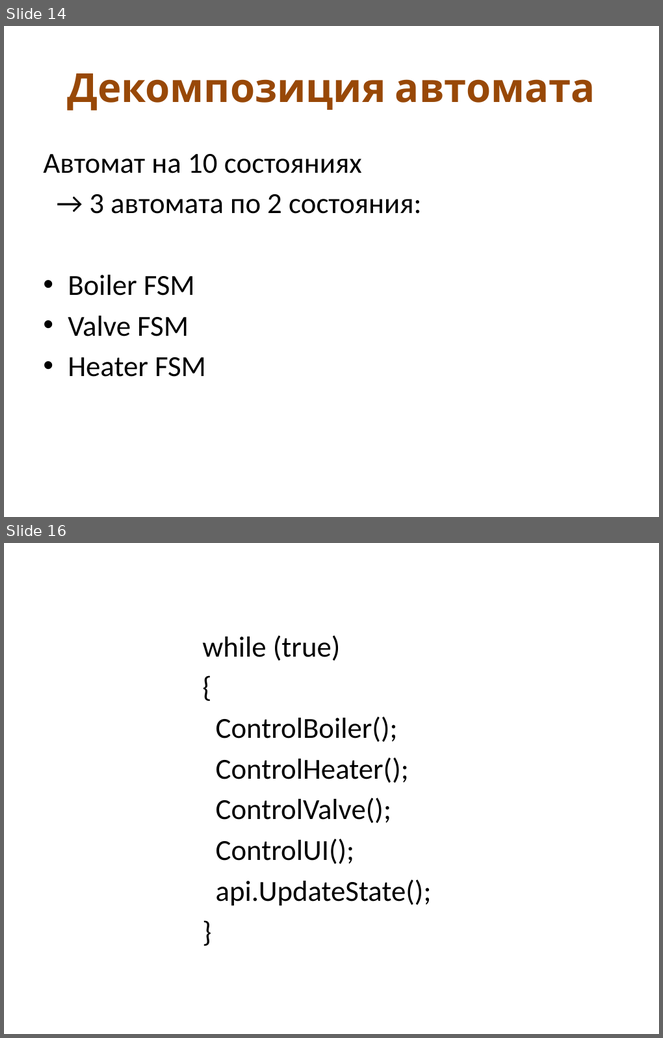
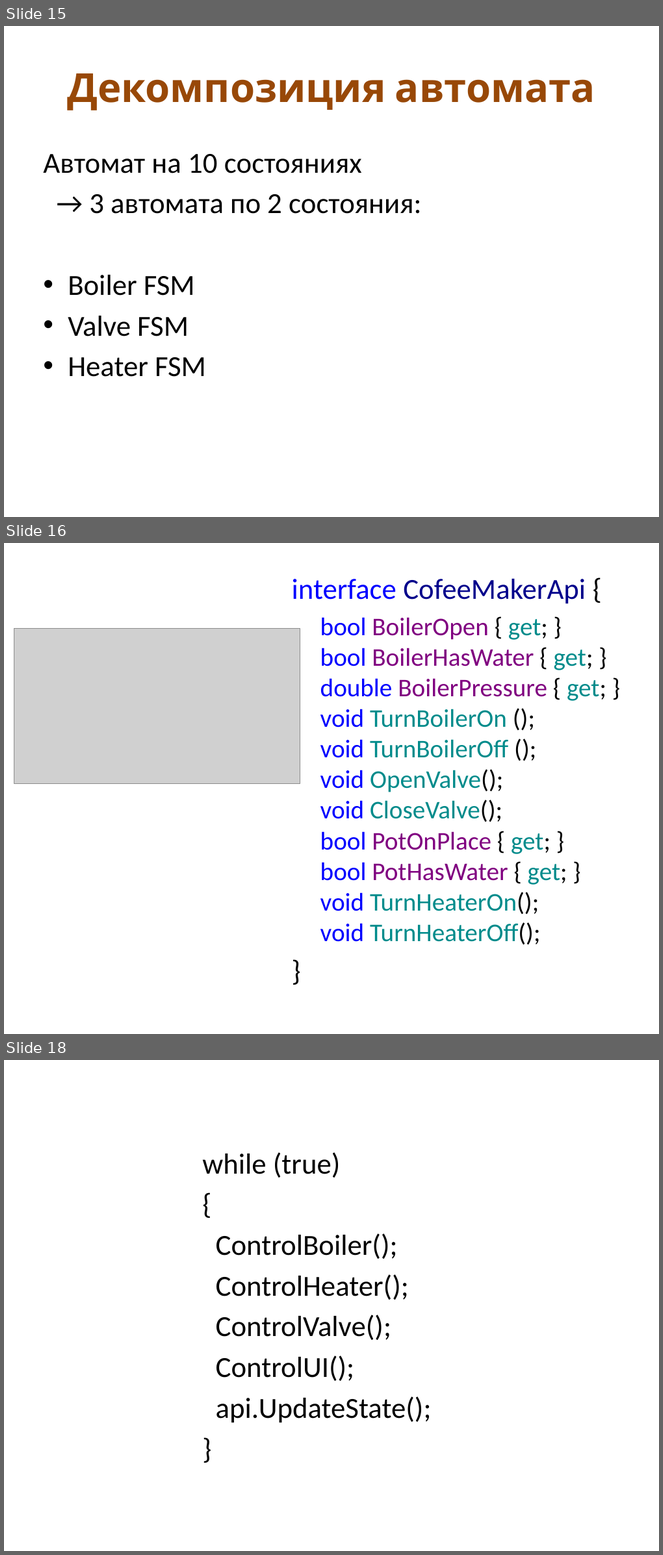
Before and after one commit to kontur-edu/2013, a slide deck: CodeDesign/Проектирование @ КрешКурс2013.pptx. Shown one above the other, each under a label of ours: slides 14 and 16 before the commit, slides 15, 16 and 18 after it; the slides between them are not shown. The pictures are 663x1038 and 663x1555 pixels, drawn with LibreOffice and Linux fonts; fonts in the diff are those of the drawing; grey boxes stand for pictures. Boxes give left, top, right and bottom in pixels: in the first picture for what was removed or moved away, otherwise in the second. Text is boxed around its words. In the diff, an @@ line names an element or a change of style, - is before the commit and + after.

```diff
--- a/CodeDesign/Проектирование @ КрешКурс2013.pptx
+++ b/CodeDesign/Проектирование @ КрешКурс2013.pptx
@@ slide 16 added at (x1=4, y1=543, x2=659, y2=1034), background #FFFFFF @@
@@ text added at (x1=292, y1=579, x2=607, y2=945), 28 pt, text #008B8B @@
+interface CofeeMakerApi {
+  bool BoilerOpen { get; }
+  bool BoilerHasWater { get; }
+  double BoilerPressure { get; }
+  void TurnBoilerOn ();
+  void TurnBoilerOff ();
+  void OpenValve();
+  void CloseValve();
+  bool PotOnPlace { get; }
+  bool PotHasWater { get; }
+  void TurnHeaterOn();
+  void TurnHeaterOff();
+}
@@ picture added at (x1=14, y1=629, x2=300, y2=783) @@
@@ what was slide 14 is now slide 15 @@
@@ what was slide 16 is now slide 18 @@
```
Also in this commit, not shown: 1 slide changed, 1 other slide added, 1 other file.
